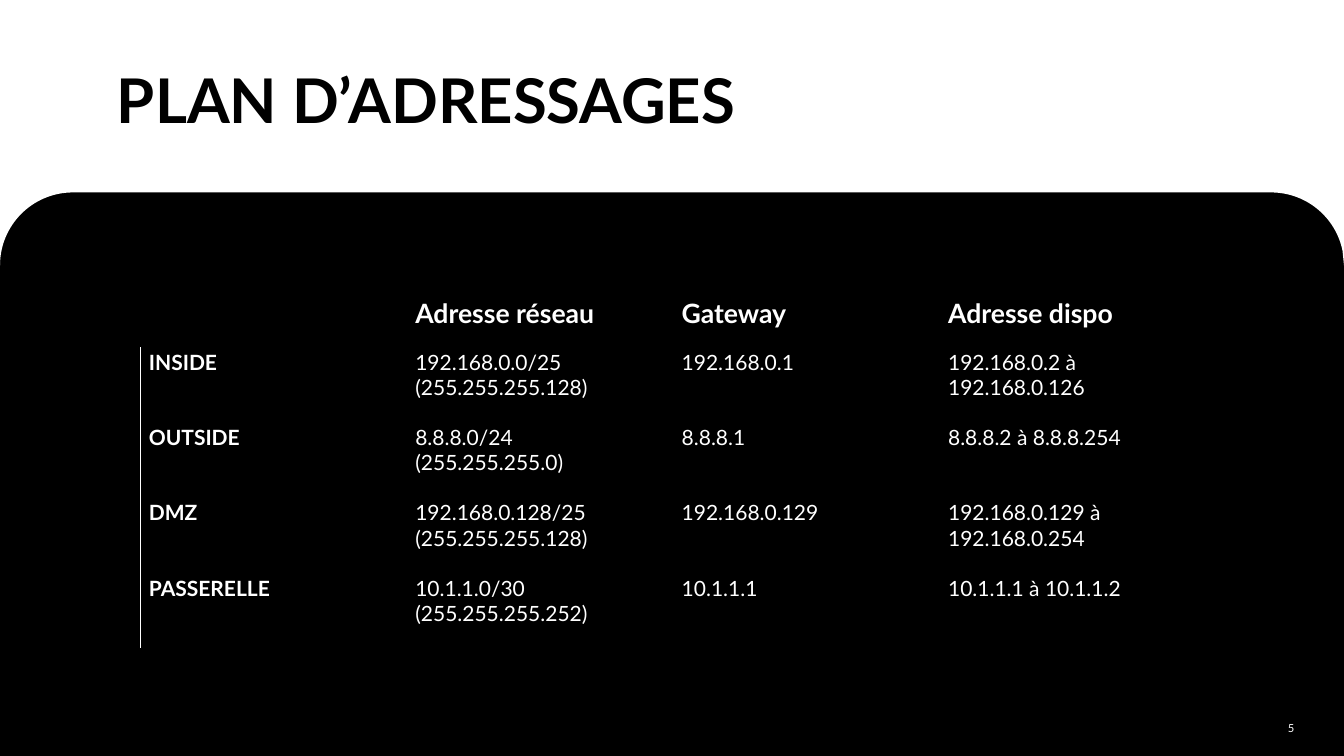
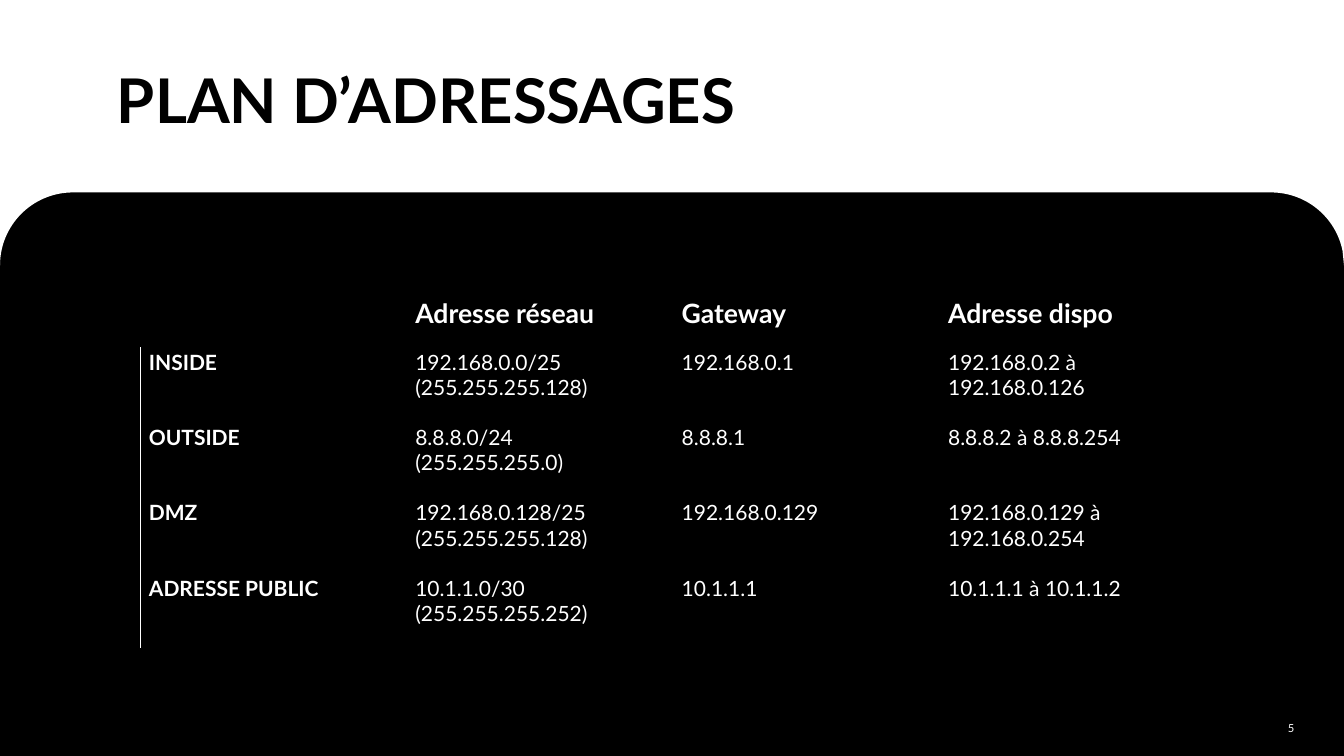
Before and after one commit to net2315/Projet-infra, a slide deck: slide 5 of Projet Infra.pptx. Drawn at 1344x756 pixels with LibreOffice and Linux fonts; fonts in the diff are those of the drawing. Boxes give left, top, right and bottom in pixels: in the first picture for what was removed or moved away, otherwise in the second. Text is boxed around its words. In the diff, an @@ line names an element or a change of style, - is before the commit and + after.

Commit message:
corrige powerpoint

```diff
--- a/Projet Infra.pptx
+++ b/Projet Infra.pptx
@@ table at (140,290,1205,648) @@
-row 5, column 1: PASSERELLE
+row 5, column 1: ADRESSE PUBLIC
```
